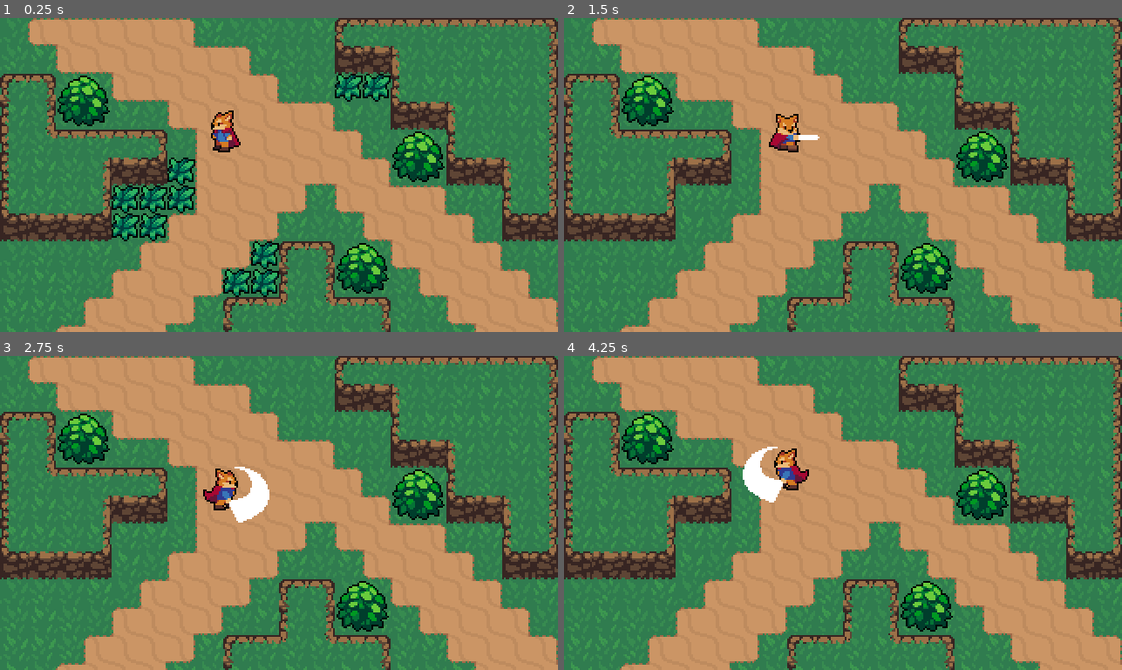
Above: before the commit, frames 1-4 (two rows, left to right).
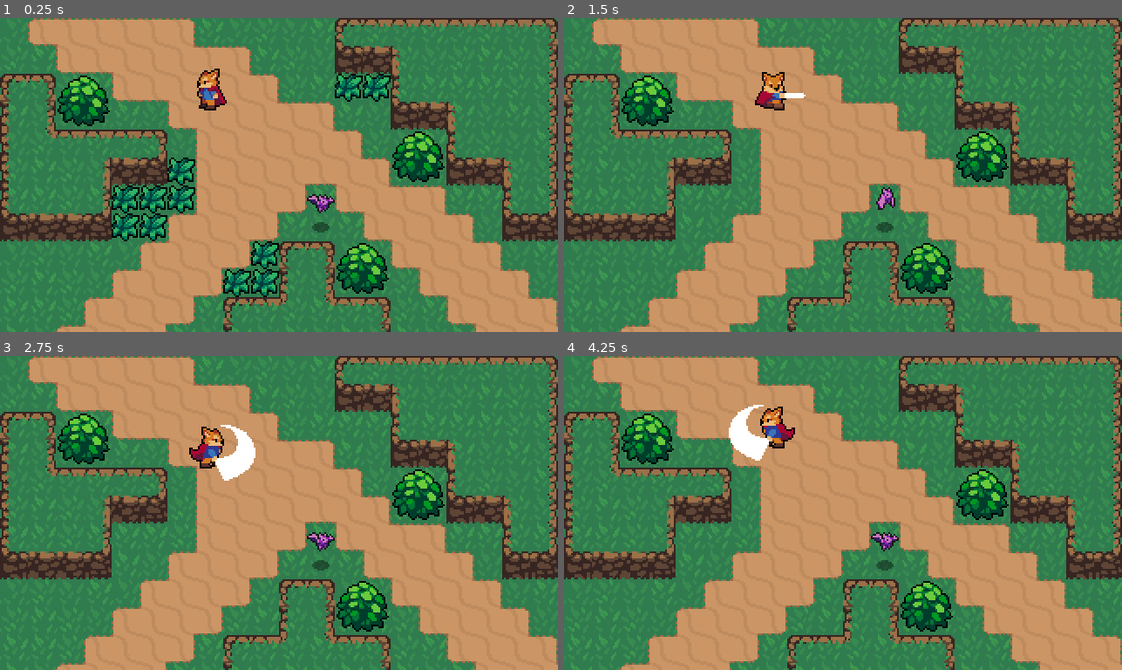
Above: after the commit, the same moments.

Repository: MSVP123/ActionRPG
Game: Godot game, scene res://World.tscn
The game is run twice, just before and just after one commit, with the same random seed, the same clock (stepped at 60 frames per second) and the same inputs.
Inputs (mouse positions are in pixels of both pictures, inside the frame that each line leads up to):
- Up to frame 1 (0.25 s): no input
- Up to frame 2 (1.5 s): move the mouse to (965, 159) at 0.52 s; hold D (right) 0.53-1.28 s; hold Right mouse button (attack) 0.53-1.28 s; move the mouse to (731, 190) at 1.27 s; hold S (backwords) from 1.28 s (still down); right-click (731, 190) at 1.35 s
- Up to frame 3 (2.75 s): move the mouse to (334, 443) at 2.02 s; release S (backwords) at 2.03 s; hold D (right) from 2.03 s (still down); hold Right mouse button (attack) from 2.03 s (still down)
- Up to frame 4 (4.25 s): move the mouse to (815, 575) at 2.77 s; release D (right) at 2.78 s; release Right mouse button (attack) at 2.78 s; hold W (forward) 2.78-3.53 s; right-click (815, 575) at 2.85 s; move the mouse to (1010, 560) at 3.52 s; hold A (left) from 3.53 s (still down); hold Right mouse button (attack) from 3.53 s (still down)

The runs differ from the first frame. In frame 1, 1.2% of the frame differs, in the area x 35-60%, y 16-69%; in frame 2, 1.3%; in frame 3, 2.5%, in the area x 33-60%, y 21-69%; in frame 4, 2.4%.

Commit message:
Bat node

Diff:
--- /dev/null
+++ b/Enemies/Bat/Bat.gd
@@ -0,0 +1,10 @@
+extends KinematicBody2D
+
+var knockBack = Vector2.ZERO
+
+func _physics_process(delta):
+	knockBack = knockBack.move_toward(Vector2.ZERO, 250 * delta)
+	knockBack = move_and_slide(knockBack)
+
+func _on_hurtBox_area_entered(area):
+	knockBack = Vector2.RIGHT * 120
--- /dev/null
+++ b/Enemies/Bat/Bat.tscn
@@ -0,0 +1,52 @@
+[gd_scene load_steps=11 format=2]
+
+[ext_resource path="res://Enemies/Bat/Bat.png" type="Texture" id=1]
+[ext_resource path="res://Shadows/SmallShadow.png" type="Texture" id=2]
+[ext_resource path="res://Enemies/Bat/Bat.gd" type="Script" id=3]
+
+[sub_resource type="AtlasTexture" id=1]
+atlas = ExtResource( 1 )
+region = Rect2( 0, 0, 16, 24 )
+
+[sub_resource type="AtlasTexture" id=2]
+atlas = ExtResource( 1 )
+region = Rect2( 16, 0, 16, 24 )
+
+[sub_resource type="AtlasTexture" id=3]
+atlas = ExtResource( 1 )
+region = Rect2( 32, 0, 16, 24 )
+
+[sub_resource type="AtlasTexture" id=4]
+atlas = ExtResource( 1 )
+region = Rect2( 48, 0, 16, 24 )
+
+[sub_resource type="AtlasTexture" id=5]
+atlas = ExtResource( 1 )
+region = Rect2( 64, 0, 16, 24 )
+
+[sub_resource type="SpriteFrames" id=6]
+animations = [ {
+"frames": [ SubResource( 1 ), SubResource( 2 ), SubResource( 3 ), SubResource( 4 ), SubResource( 5 ) ],
+"loop": true,
+"name": "default",
+"speed": 10.0
+} ]
+
+[sub_resource type="CircleShape2D" id=7]
+radius = 4.0
+
+[node name="Bat" type="KinematicBody2D"]
+collision_layer = 4
+script = ExtResource( 3 )
+
+[node name="AnimatedSprite" type="AnimatedSprite" parent="."]
+frames = SubResource( 6 )
+frame = 2
+playing = true
+offset = Vector2( 0, -12 )
+
+[node name="Sprite" type="Sprite" parent="."]
+texture = ExtResource( 2 )
+
+[node name="CollisionShape2D" type="CollisionShape2D" parent="."]
+shape = SubResource( 7 )
--- a/Player/Player.tscn
+++ b/Player/Player.tscn
@@ -369,12 +369,12 @@
 states/Attack/node = SubResource( 35 )
 states/Attack/position = Vector2( 268, 306 )
 states/Idle/node = SubResource( 18 )
-states/Idle/position = Vector2( 150, 521 )
+states/Idle/position = Vector2( 149, 521 )
 states/Run/node = SubResource( 23 )
 states/Run/position = Vector2( 489, 521 )
 transitions = [ "Idle", "Run", SubResource( 24 ), "Run", "Idle", SubResource( 25 ), "Idle", "Attack", SubResource( 36 ), "Attack", "Idle", SubResource( 37 ), "Attack", "Run", SubResource( 38 ), "Run", "Attack", SubResource( 39 ) ]
 start_node = "Idle"
-graph_offset = Vector2( -279, 262 )
+graph_offset = Vector2( -482, 428 )
 
 [sub_resource type="AnimationNodeStateMachinePlayback" id=13]
 
--- a/World.tscn
+++ b/World.tscn
@@ -6,6 +6,7 @@
 [ext_resource path="res://World/CliffTileset.png" type="Texture" id=4]
 [ext_resource path="res://World/GrassBackground.png" type="Texture" id=5]
 [ext_resource path="res://World/Grass/Grass.tscn" type="PackedScene" id=6]
+[ext_resource path="res://Enemies/Bat/Bat.tscn" type="PackedScene" id=7]
 
 [sub_resource type="TileSet" id=1]
 0/name = "DirtTileset.png 0"
@@ -578,7 +579,7 @@
 [node name="YSort" type="YSort" parent="."]
 
 [node name="Player" parent="YSort" instance=ExtResource( 1 )]
-position = Vector2( 128, 64 )
+position = Vector2( 120, 40 )
 
 [node name="Greenery" type="YSort" parent="YSort"]
 
@@ -623,3 +624,6 @@
 
 [node name="Grass11" parent="YSort/Greenery" instance=ExtResource( 6 )]
 position = Vector2( 192, 32 )
+
+[node name="Bat" parent="." instance=ExtResource( 7 )]
+position = Vector2( 184, 120 )
--- a/project.godot
+++ b/project.godot
@@ -22,6 +22,10 @@
 window/size/test_height=720
 window/stretch/mode="2d"
 window/stretch/aspect="keep"
+
+[global]
+
+layer=false
 
 [importer_defaults]
 
@@ -81,6 +85,14 @@
  ]
 }
 
+[layer_names]
+
+2d_physics/layer_1="World"
+2d_physics/layer_2="Player"
+2d_physics/layer_3="Enemy"
+2d_physics/layer_4="PlayerHurtBox"
+2d_physics/layer_5="EnemuHurtBox"
+
 [physics]
 
 common/enable_pause_aware_picking=true
Renamed: Enemies/Bat.png -> Enemies/Bat/Bat.png
Not shown, changed: Enemies/Bat/Bat.png.import
Not shown: 1 places in World.tscn that only renumber resources
